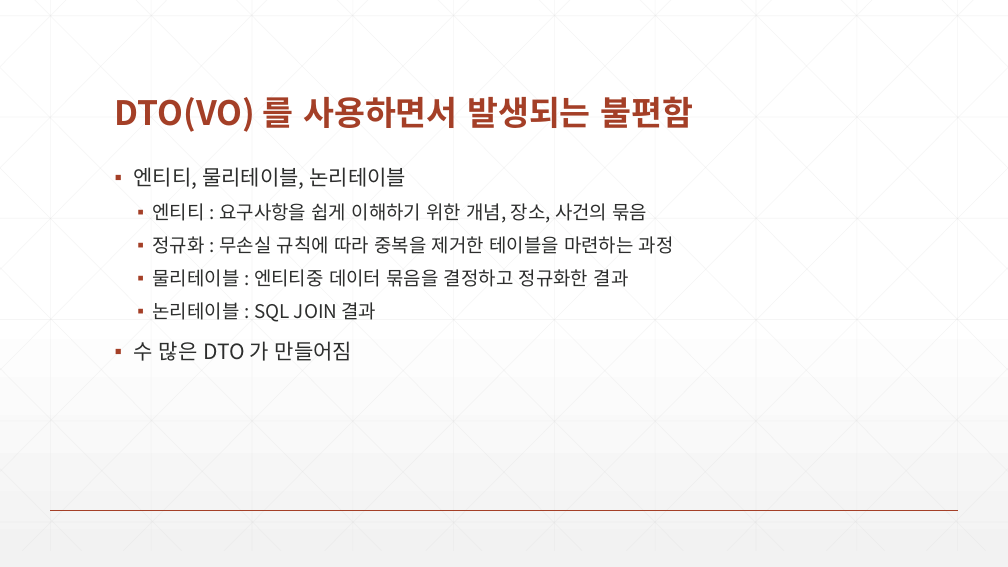
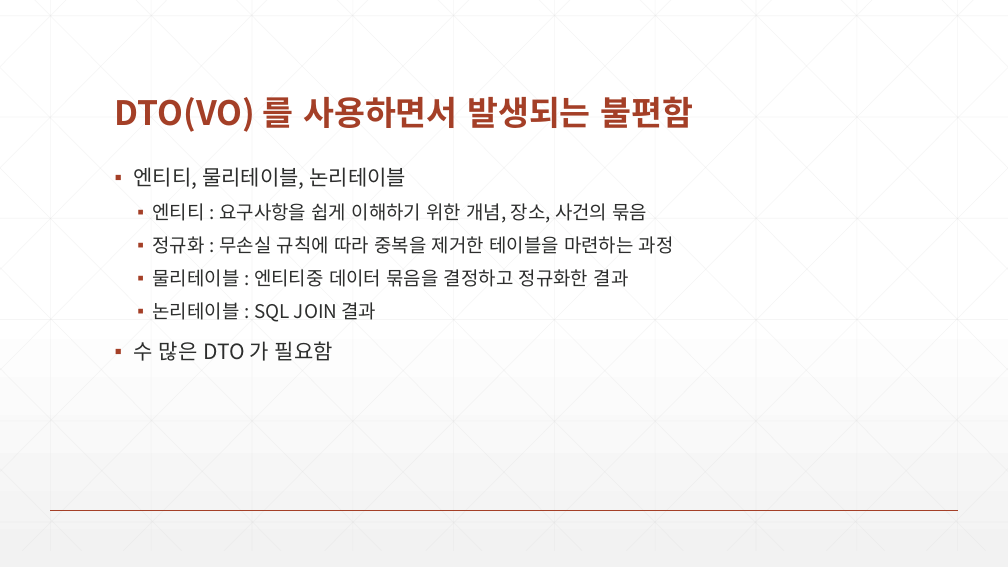
Before and after one commit to zeroshift01/code5, a slide deck: slide 10 of inflearn03/doc/3.(심화)우리는DTO를사용하지않습니다.pptx. Drawn at 1008x567 pixels with LibreOffice and Linux fonts; fonts in the diff are those of the drawing. Boxes give left, top, right and bottom in pixels: in the first picture for what was removed or moved away, otherwise in the second. Text is boxed around its words. In the diff, an @@ line names an element or a change of style, - is before the commit and + after.

```diff
--- a/inflearn03/doc/3.(심화)우리는DTO를사용하지않습니다.pptx
+++ b/inflearn03/doc/3.(심화)우리는DTO를사용하지않습니다.pptx
@@ text at (134,341,333,361): text changed @@
-▪ 수 많은 DTO 가 만들어짐
+▪ 수 많은 DTO 가 필요함
```
Also in this commit, not shown: 6 other slides changed.
